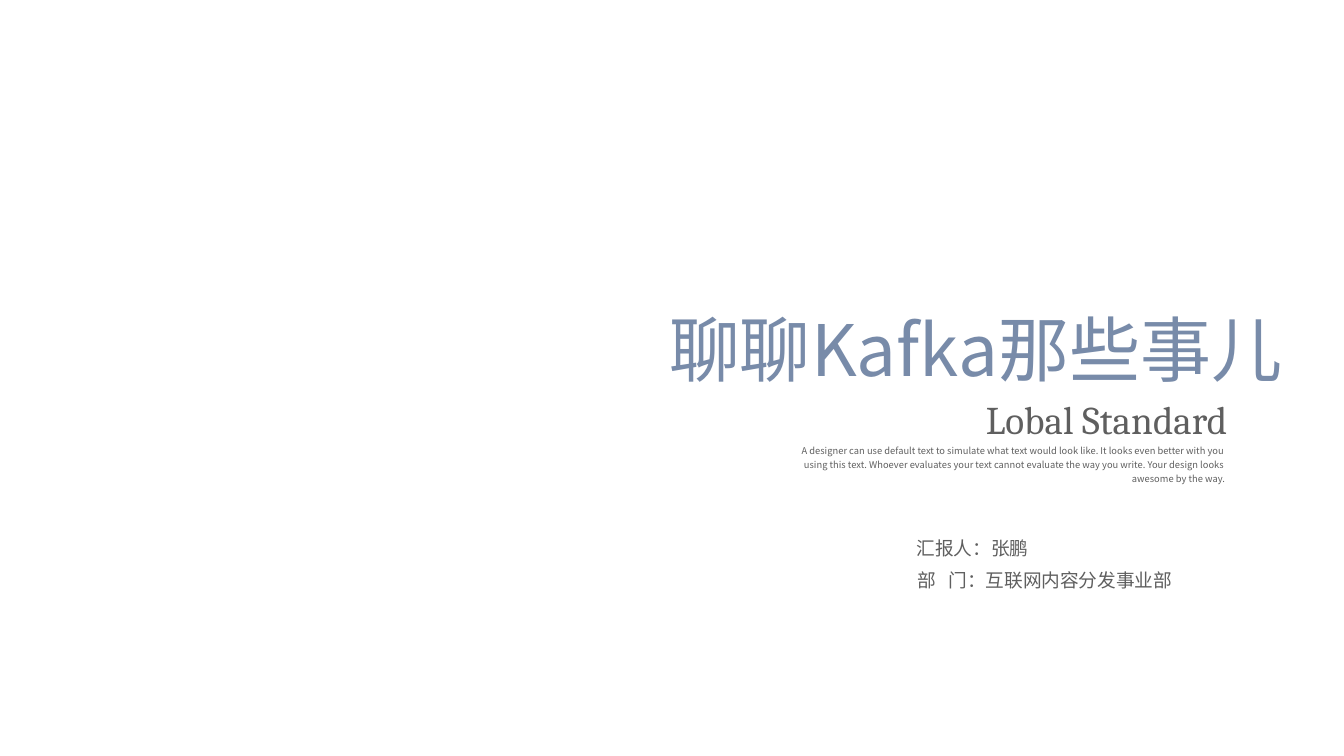
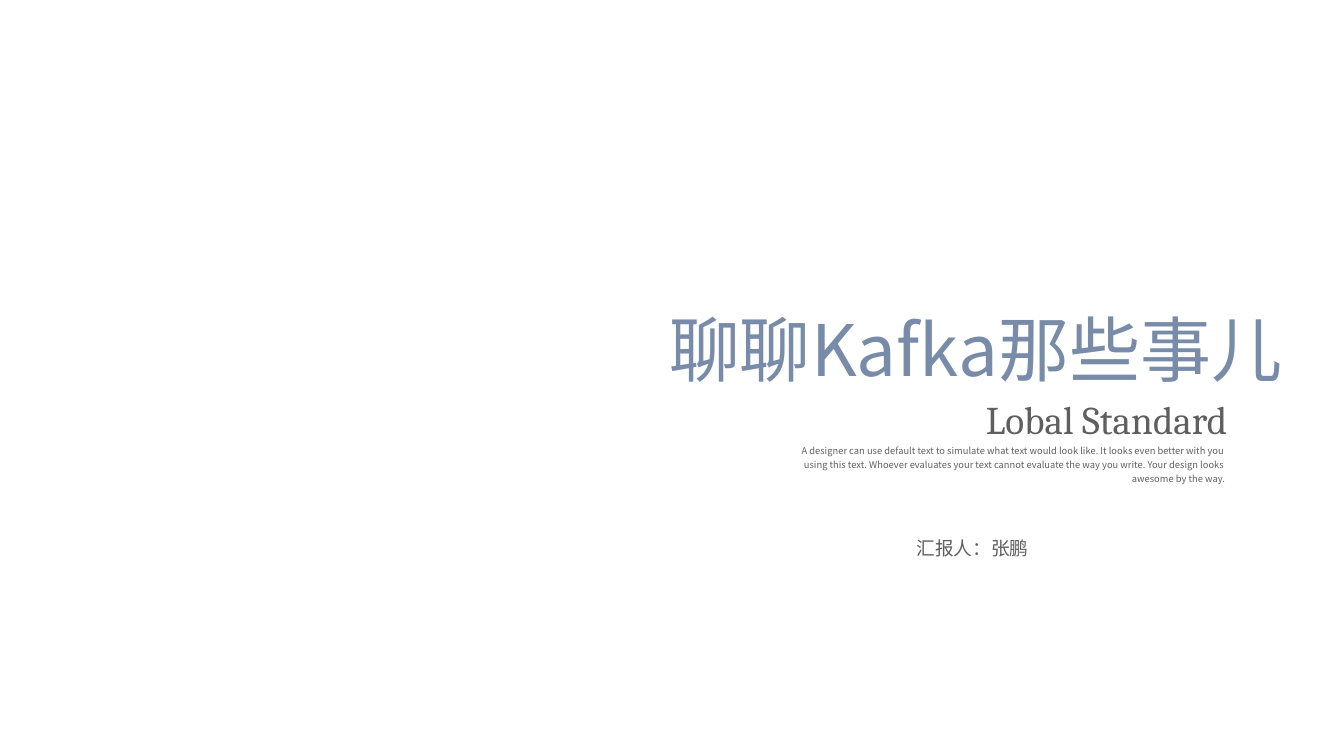
Before and after one commit to dunwu/bigdata-tutorial, a slide deck: slide 1 of assets/kafka/kafka.pptx. Drawn at 1344x756 pixels with LibreOffice and Linux fonts; fonts in the diff are those of the drawing; background and template pictures are left out. Boxes give left, top, right and bottom in pixels: in the first picture for what was removed or moved away, otherwise in the second. Text is boxed around its words. In the diff, an @@ line names an element or a change of style, - is before the commit and + after.

```diff
--- a/assets/kafka/kafka.pptx
+++ b/assets/kafka/kafka.pptx
@@ text removed at (x1=918, y1=571, x2=1172, y2=589) @@
-部 门：互联网内容分发事业部
```
Also in this commit, not shown: 6 other slides changed, 2 slides added, 2 other files.
